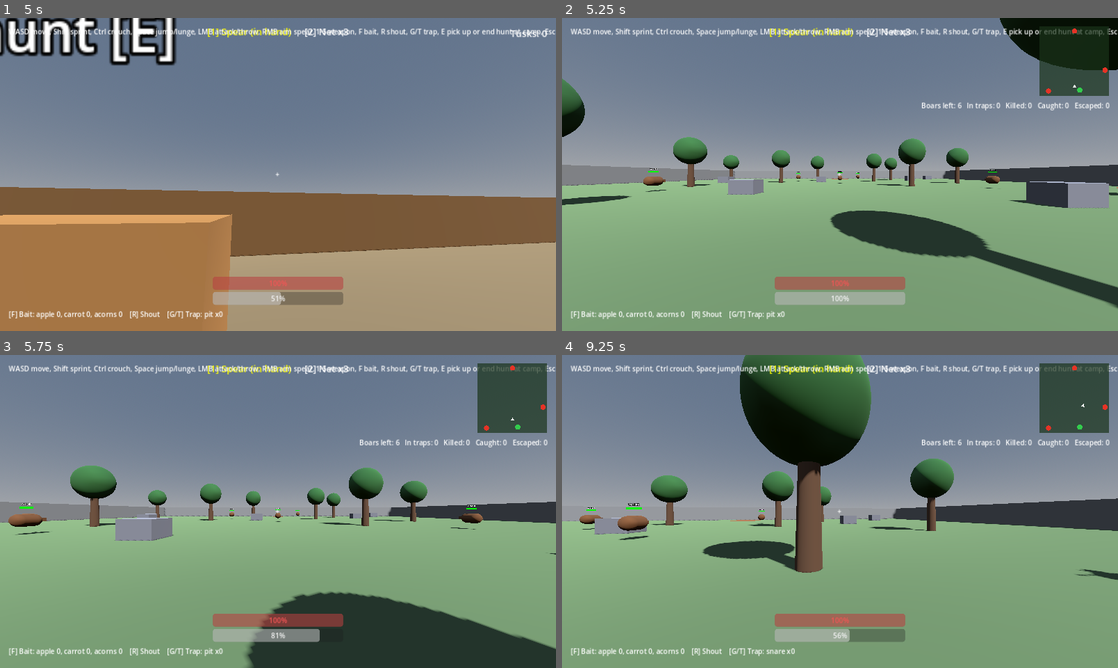
Above: before the commit, frames 1-4 (two rows, left to right).
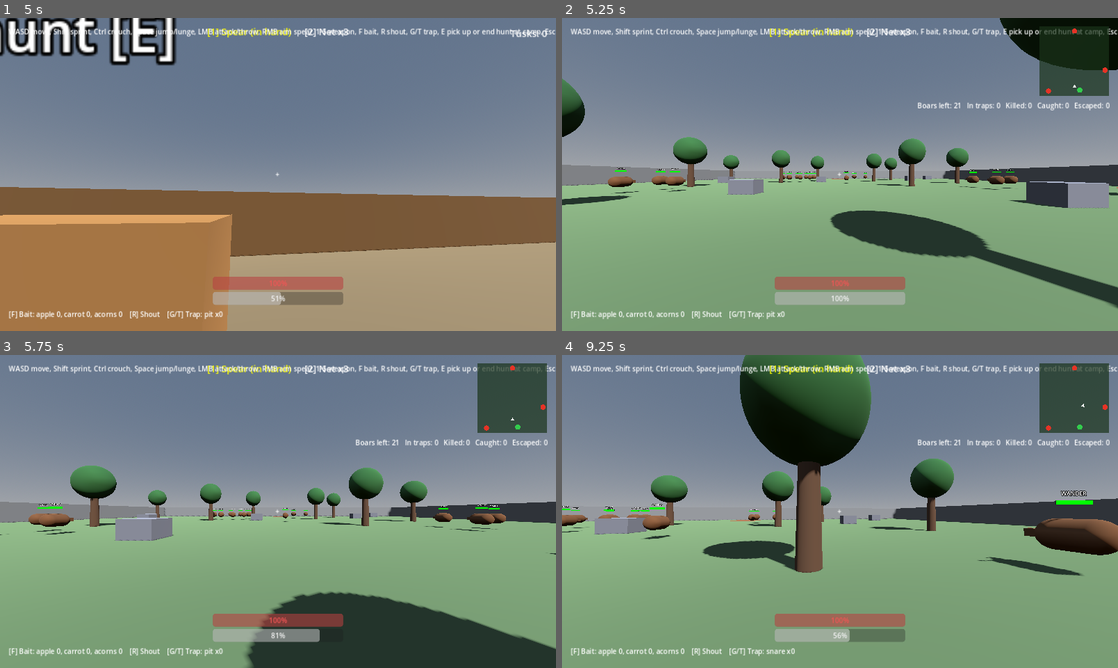
Above: after the commit, the same moments.

Repository: bageus/where-boar
Game: Godot game, scene res://game/bootstrap/app/main.tscn
Same seed, same stepped clock (60 frames per second), same inputs: the game is played once before the commit and once after it.
Inputs (mouse positions are in pixels of both pictures, inside the frame that each line leads up to):
- Up to frame 1 (5 s): click "Play" at 0.5 s; tap Enter at 1.25 s; move the mouse to (305, 174) at 1.27 s; hold F (bait) 1.28-2.03 s; hold W (move_forward) from 1.28 s (still down); tap Space (jump) at 1.52, 2.27, 3.77, 4.52 s; move the mouse to (250, 174) at 2.02 s; right-click (250, 174) at 2.1 s; tap F (bait) at 2.3, 3.05, 3.6, 4.55 s; move the mouse to (289, 168) at 2.77 s; press the mouse at (289, 168) at 2.78 s; move the mouse to (272, 180) at 3.52 s; release the mouse at (272, 180) at 3.53 s; move the mouse to (316, 177) at 4.27 s; hold Ctrl (crouch) from 4.28 s (still down)
- Up to frame 2 (5.25 s): keep holding W (move_forward); move the mouse to (795, 171) at 5.02 s; release Ctrl (crouch) at 5.03 s; tap E (interact) at 5.1 s
- Up to frame 3 (5.75 s): keep holding W (move_forward); tap Space (jump) at 5.27 s; tap F (bait) at 5.3 s
- Up to frame 4 (9.25 s): move the mouse to (845, 511) at 5.77 s; hold R (shout) 5.78-6.53 s; tap F (bait) every 0.75 s from 6.05 to 8.3 s; move the mouse to (817, 505) at 6.52 s; release W (move_forward) at 6.53 s; hold D (move_right) 6.53-7.28 s; tap Shift (sprint) at 6.6 s; tap Space (jump) at 6.77, 7.52, 8.27 s; move the mouse to (867, 511) at 7.27 s; hold G (trap_next) 7.28-8.03 s; hold W (move_forward) from 7.28 s (still down); move the mouse to (812, 511) at 8.02 s; tap T (trap_place) at 8.1 s; move the mouse to (851, 505) at 8.77 s; hold F (bait) from 8.78 s (still down)

Frame 1 is identical in both runs. In frame 2, 0.9% of the frame differs, in the area x 8-99%, y 26-57%; in frame 3, 1.2%; in frame 4, 3.1%, in the area x 0-100%, y 26-72%.
Error in both runs: Invalid access to property or key 'spawn_weight' on a base object of type 'Resource'. (res://game/features/boar/public/boar_types.gd:20)

Commit message:
P3-008: herds and groups with spreading fear
Co-Authored-By: Claude Opus 5.5 <noreply@anthropic.com>
Claude-Session: https://claude.ai/code/session_01XSFBnjFKXLtHPaufcuGWLw

Diff:
--- a/game/bootstrap/app/tests/run_hunt_map_smoke_test.gd
+++ b/game/bootstrap/app/tests/run_hunt_map_smoke_test.gd
@@ -54,12 +54,13 @@
 	var boars := _map.get_node("Boars").get_children()
 	match _frame:
 		2:
-			_check(boars.size() == 6, "six boars spawn")
+			_check(boars.size() == 21, "a herd, three groups and two loners spawn")
 			# Put the hunter 5 m from the first boar, facing it; it must start fleeing.
 			hunter.global_position = boars[0].global_position + Vector3(0, -0.4, 5)
 			hunter.rotation = Vector3.ZERO
 		4:
 			_check(boars[0].state_name() == "FLEE", "boar near hunter flees")
+			_check(boars[9].state_name() != "WANDER", "fear spreads through the herd")
 			hunter.shout()
 			_check(boars[0]._shout_left > 0.0, "a shout steers the fleeing boar")
 			hunter.equip({"item_carrot": 1})
@@ -88,7 +89,7 @@
 		120:
 			_check(boars[2].state_name() == "PANIC", "thrown spear hits and panics boar")
 			_check(not hunter.loadout.spear_in_hand and hunter.loadout.nets == 2, "loadout spent")
-			_check(_map.hunt.remaining() == 4 and _map.hunt.count_all(BoarOutcome.Kind.CAPTURED) == 1, "goal counts the capture")
+			_check(_map.hunt.remaining() == _map.hunt.total - 2 and _map.hunt.count_all(BoarOutcome.Kind.CAPTURED) == 1, "goal counts the capture")
 			_check(boars[3].state_name() == "TRAPPED" and _map.hunt.held == 1, "pit holds a boar")
 			_hunt = _map.hunt
 			_check(boars[2].get_node("HealthBar/Fill").scale.x < 1.0, "health bar shrinks after a hit")
--- a/game/features/boar/domain/boar_senses.gd
+++ b/game/features/boar/domain/boar_senses.gd
@@ -69,3 +69,18 @@
 			best = i
 			best_distance = distance
 	return best
+
+
+## Fear spreads through a herd (M009): a calm boar near a fleeing or panicking herd mate flees too.
+static func hear_herd(boar: Boar, boar_pos: Vector2, scared_mates: Array[Vector2], radius: float) -> void:
+	for mate in scared_mates:
+		if boar_pos.distance_to(mate) <= radius:
+			boar.flee()
+			return
+
+
+## A calm herd boar that strays more than spread metres from the herd centre walks back; ZERO otherwise.
+static func cohesion_heading(boar_pos: Vector2, centre: Vector2, spread: float) -> Vector2:
+	if boar_pos.distance_to(centre) <= spread:
+		return Vector2.ZERO
+	return (centre - boar_pos).normalized()
--- /dev/null
+++ b/game/features/boar/presentation/boar_surroundings.gd
@@ -0,0 +1,38 @@
+extends RefCounted
+
+## Reads a boar's herd mates and nearby bait nodes into plain positions for BoarSenses.
+
+const Boar = preload("res://game/features/boar/domain/boar.gd")
+const BoarSenses = preload("res://game/features/boar/domain/boar_senses.gd")
+
+
+## XZ positions of the boar's living herd mates; only fleeing or panicking ones when scared_only.
+static func herd_positions(body: Node3D, scared_only: bool) -> Array[Vector2]:
+	var spots: Array[Vector2] = []
+	for mate in body.herd:
+		if mate == body or not is_instance_valid(mate):
+			continue
+		if scared_only and mate.boar.state not in [Boar.State.FLEE, Boar.State.PANIC]:
+			continue
+		spots.append(Vector2(mate.global_position.x, mate.global_position.z))
+	return spots
+
+
+## Heading back to the herd centre for a stray, or ZERO.
+static func herd_cohesion(body: Node3D, pos: Vector2, spread: float) -> Vector2:
+	var mates := herd_positions(body, false)
+	if mates.is_empty():
+		return Vector2.ZERO
+	var centre := Vector2.ZERO
+	for mate in mates:
+		centre += mate
+	return BoarSenses.cohesion_heading(pos, centre / mates.size(), spread)
+
+
+## Bait nodes still on the ground as Vector3(x, z, pull radius).
+static func bait_spots(baits: Array[Node3D]) -> Array[Vector3]:
+	var spots: Array[Vector3] = []
+	for bait in baits:
+		if is_instance_valid(bait):
+			spots.append(Vector3(bait.global_position.x, bait.global_position.z, bait.attract_radius))
+	return spots
--- a/game/features/boar/public/boar_body.gd
+++ b/game/features/boar/public/boar_body.gd
@@ -6,6 +6,7 @@
 const BoarSenses = preload("res://game/features/boar/domain/boar_senses.gd")
 const BoarOutcome = preload("res://game/features/boar/public/boar_outcome.gd")
 const BoarType = preload("res://game/features/boar/public/boar_type.gd")
+const Surroundings = preload("res://game/features/boar/presentation/boar_surroundings.gd")
 
 # ASSUMPTION numbers (D013); per-type speeds and senses live in BoarType.
 const WANDER_SPEED := 1.5
@@ -25,6 +26,9 @@
 ## How long a shout or a fence steers a boar before it runs normally again.
 const SHOUT_SECONDS := 2.0
 const FENCE_TURN_SECONDS := 1.5
+# Herds (M009), ASSUMPTION numbers (D013).
+const HERD_ALARM_RADIUS := 8.0
+const HERD_SPREAD := 6.0
 ## Hunter health lost per point of boar damage (hunter health 100, boar damage 1–2).
 const HP_PER_DAMAGE := 20
 
@@ -40,6 +44,8 @@
 var escape_zones: Array[Vector2] = []
 ## Bait nodes on the map (shared array owned by the map); each has attract_radius.
 var baits: Array[Node3D] = []
+## Herd mates including this boar (shared array); empty for a loner.
+var herd: Array[Node3D] = []
 
 var boar: Boar
 var _heading := Vector2.ZERO
@@ -169,6 +175,8 @@
 	var hunter_pos := Vector2(hunter.global_position.x, hunter.global_position.z)
 	var before := boar.state
 	BoarSenses.perceive(boar, pos, hunter_pos, boar_type.perception_radius)
+	if boar.state == Boar.State.WANDER and not herd.is_empty():
+		BoarSenses.hear_herd(boar, pos, Surroundings.herd_positions(self, true), HERD_ALARM_RADIUS)
 	for zone in escape_zones:
 		BoarSenses.enter_zone(boar, pos, zone, ESCAPE_RADIUS)
 	if boar.state == Boar.State.ESCAPED:
@@ -202,7 +210,7 @@
 	var speed := WANDER_SPEED
 	match boar.state:
 		Boar.State.WANDER:
-			var spots := _bait_spots()
+			var spots := Surroundings.bait_spots(baits)
 			var bait := BoarSenses.bait_target(pos, spots)
 			if bait != -1:
 				# Walk up to the bait, then stand and eat.
@@ -213,6 +221,9 @@
 					_turn = randf() * TAU
 					_turn_left = WANDER_TURN_SECONDS
 				_heading = Vector2.from_angle(_turn)
+				var back := Surroundings.herd_cohesion(self, pos, HERD_SPREAD)
+				if back != Vector2.ZERO:
+					_heading = back
 		Boar.State.FLEE:
 			_heading = BoarSenses.flee_heading(pos, hunter_pos, escape_zones)
 			speed = boar_type.flee_speed
@@ -237,14 +248,6 @@
 		rotation.y = atan2(-_heading.x, -_heading.y)
 
 
-func _bait_spots() -> Array[Vector3]:
-	var spots: Array[Vector3] = []
-	for bait in baits:
-		if is_instance_valid(bait):
-			spots.append(Vector3(bait.global_position.x, bait.global_position.z, bait.attract_radius))
-	return spots
-
-
 func _apply_knock(delta: float) -> void:
 	velocity.x += _knock.x
 	velocity.z += _knock.z
--- a/game/features/boar/tests/run_senses_tests.gd
+++ b/game/features/boar/tests/run_senses_tests.gd
@@ -9,6 +9,8 @@
 	failures += _check(_perceive_starts_flee_inside_radius(), "hunter inside radius starts flee, outside does not")
 	failures += _check(_shout_deflects_without_panic(), "shout deflects 30 degrees and does not panic")
 	failures += _check(_bait_pulls_within_radius(), "nearest bait in reach pulls the boar")
+	failures += _check(_fear_spreads_in_herd(), "a scared herd mate nearby makes a calm boar flee")
+	failures += _check(_strays_walk_back(), "a stray herd boar walks back to the centre")
 	failures += _check(_nearest_zone_choice(), "nearest escape zone is chosen")
 	failures += _check(_zone_escape_rules(), "only fleeing or panicking boars escape in a zone")
 	failures += _check(_flee_heading_bends_to_zone(), "flee heading bends toward a zone ahead, ignores a zone behind")
@@ -72,3 +74,17 @@
 	var baits: Array[Vector3] = [Vector3(10, 0, 5), Vector3(-6, 0, 20), Vector3(-8, 0, 20)]
 	return BoarSenses.bait_target(Vector2.ZERO, baits) == 1 \
 		and BoarSenses.bait_target(Vector2(30, 0), baits) == -1
+
+
+func _fear_spreads_in_herd() -> bool:
+	var near := Boar.new("runner", 3)
+	var far := Boar.new("runner", 3)
+	var scared: Array[Vector2] = [Vector2(3, 0)]
+	BoarSenses.hear_herd(near, Vector2.ZERO, scared, 8.0)
+	BoarSenses.hear_herd(far, Vector2(20, 0), scared, 8.0)
+	return near.state == Boar.State.FLEE and far.state == Boar.State.WANDER
+
+
+func _strays_walk_back() -> bool:
+	return BoarSenses.cohesion_heading(Vector2(10, 0), Vector2.ZERO, 6.0).is_equal_approx(Vector2.LEFT) \
+		and BoarSenses.cohesion_heading(Vector2(2, 0), Vector2.ZERO, 6.0) == Vector2.ZERO
--- a/game/presentation/hunt_map/public/hunt_map.gd
+++ b/game/presentation/hunt_map/public/hunt_map.gd
@@ -10,8 +10,8 @@
 ## Fact: the hunter returned to camp, was downed, or no free boars are left.
 signal hunt_ended(hunt: Hunt)
 
-## ASSUMPTION: boars per prototype hunt.
-const BOAR_COUNT := 6
+## ASSUMPTION (D013, section 11 scaled to the grey map): one herd, three groups, two loners.
+const GROUP_SIZES := [10, 3, 3, 3, 1, 1]
 const RETURN_RADIUS := 3.0
 ## ASSUMPTION (D013): how far a shout carries, metres.
 const SHOUT_RADIUS := 15.0
@@ -32,17 +32,13 @@
 		zones.append(Vector2(zone.position.x, zone.position.z))
 	var spawns := $BoarSpawns.get_children()
 	spawns.shuffle()
-	hunt = Hunt.new(mini(BOAR_COUNT, spawns.size()))
-	for i in hunt.total:
-		var boar := BoarScene.instantiate()
-		boar.boar_type = BoarTypes.pick(randf())
-		boar.hunter = _hunter
-		boar.escape_zones = zones
-		boar.baits = _baits
-		boar.position = spawns[i].position
-		boar.outcome_reached.connect(_on_outcome)
-		boar.held_changed.connect(_on_held_changed)
-		$Boars.add_child(boar)
+	var groups := mini(GROUP_SIZES.size(), spawns.size())
+	var total := 0
+	for g in groups:
+		total += GROUP_SIZES[g]
+	hunt = Hunt.new(total)
+	for g in groups:
+		_spawn_group(GROUP_SIZES[g], spawns[g].position, zones)
 	_hunter.equip(items)
 	_hunter.interacted.connect(_on_interacted)
 	_hunter.downed.connect(_on_downed)
@@ -53,6 +49,25 @@
 	minimap.escape_zones = zones
 	minimap.return_point = Vector2($ReturnPoint.position.x, $ReturnPoint.position.z)
 	_show_goal()
+
+
+## Spawns size boars in a ring around centre; a group of two or more shares one herd array.
+func _spawn_group(size: int, centre: Vector3, zones: Array[Vector2]) -> void:
+	var herd: Array[Node3D] = []
+	for i in size:
+		var boar := BoarScene.instantiate()
+		boar.boar_type = BoarTypes.pick(randf())
+		boar.hunter = _hunter
+		boar.escape_zones = zones
+		boar.baits = _baits
+		if size > 1:
+			boar.herd = herd
+			herd.append(boar)
+		var ring := 1.2 * sqrt(size)
+		boar.position = centre + Vector3(cos(TAU * i / size) * ring, 0.0, sin(TAU * i / size) * ring)
+		boar.outcome_reached.connect(_on_outcome)
+		boar.held_changed.connect(_on_held_changed)
+		$Boars.add_child(boar)
 
 
 func _on_outcome(type_id: String, kind: int) -> void:
Not shown, added: game/features/boar/presentation/boar_surroundings.gd.uid
Not shown, changed: ACTIVE_TASK.md
Not shown, changed: BACKLOG.md
Not shown, changed: GAME_SPEC.md
Not shown, changed: PROJECT_STATE.md
